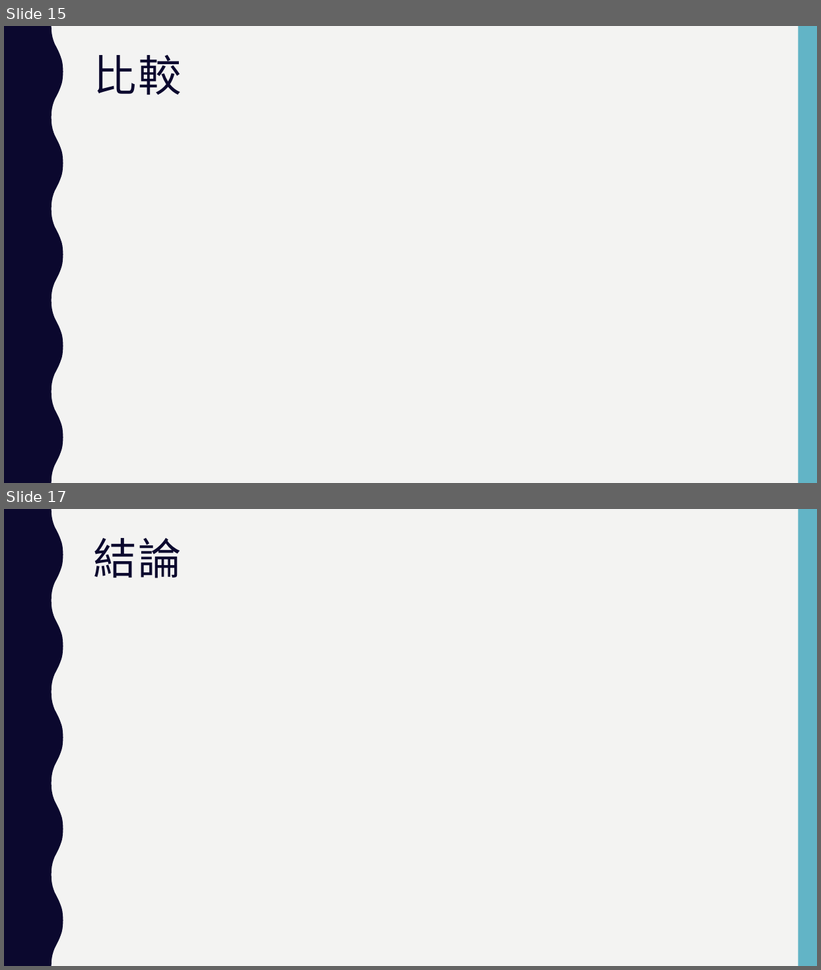
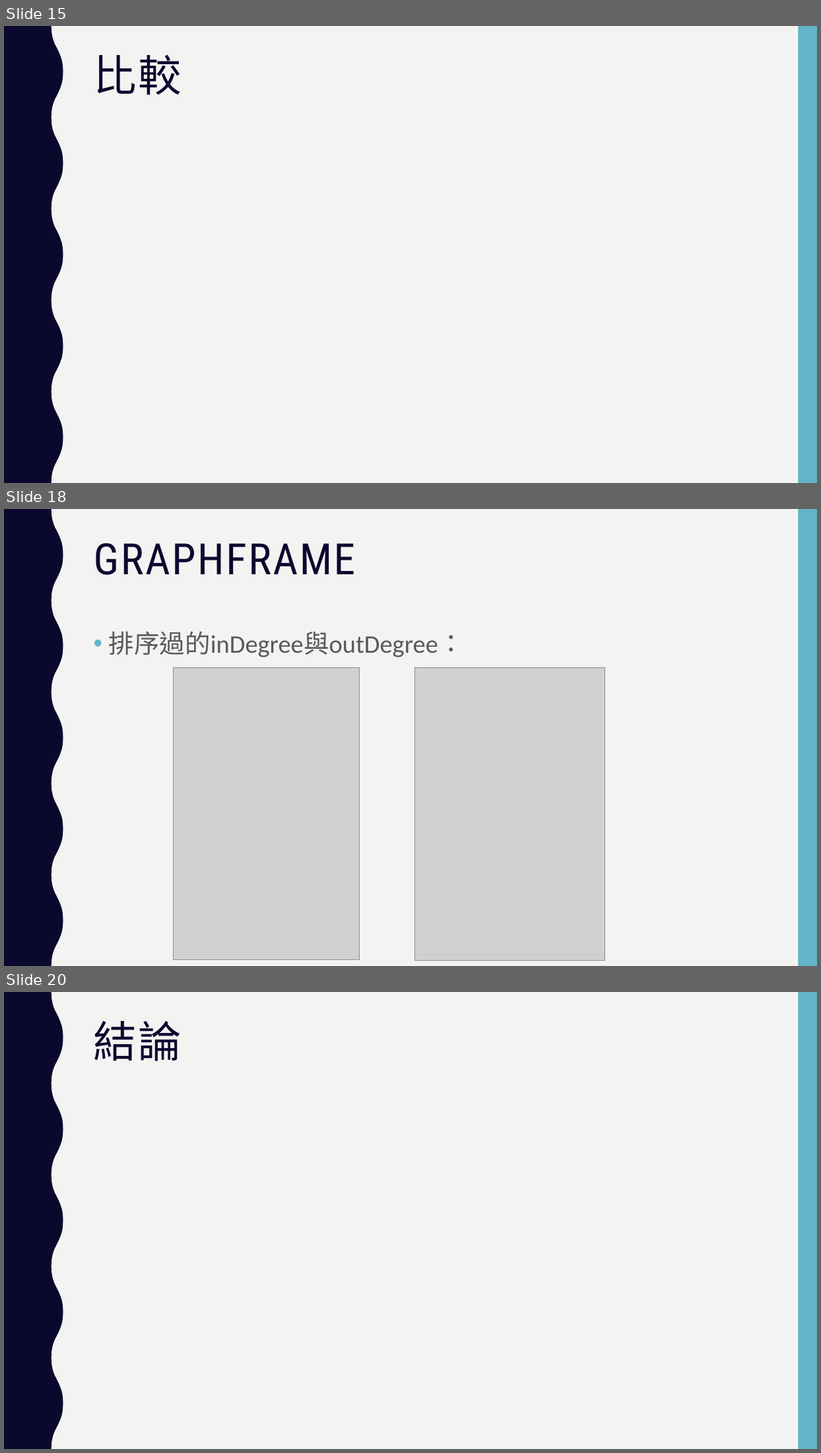
Before and after one commit to Aurako/NCCU2018_distributed-systems_group6, a slide deck: finalproject.pptx. Shown one above the other, each under a label of ours: slides 15 and 17 before the commit, slides 15, 18 and 20 after it; the slides between them are not shown. The pictures are 821x970 and 821x1453 pixels, drawn with LibreOffice and Linux fonts; fonts in the diff are those of the drawing; grey boxes stand for pictures. Boxes give left, top, right and bottom in pixels: in the first picture for what was removed or moved away, otherwise in the second. Text is boxed around its words. In the diff, an @@ line names an element or a change of style, - is before the commit and + after.

```diff
--- a/finalproject.pptx
+++ b/finalproject.pptx
@@ slide 18 added at [4, 509, 817, 966], background #F3F3F2; not listed: 2 template elements that a slide beside it also shows @@
@@ title added at [94, 543, 356, 575], 51 pt, text #0B082E @@
+GRAPHFRAME
@@ text added at [109, 631, 464, 657], 30 pt, text #595959 @@
+• 排序過的inDegree與outDegree：
@@ picture added at [174, 667, 360, 960] @@
@@ picture added at [415, 667, 605, 960] @@
@@ what was slide 17 is now slide 20 @@
```
Also in this commit, not shown: 2 slides changed, 3 other slides added, 1 slide removed.
